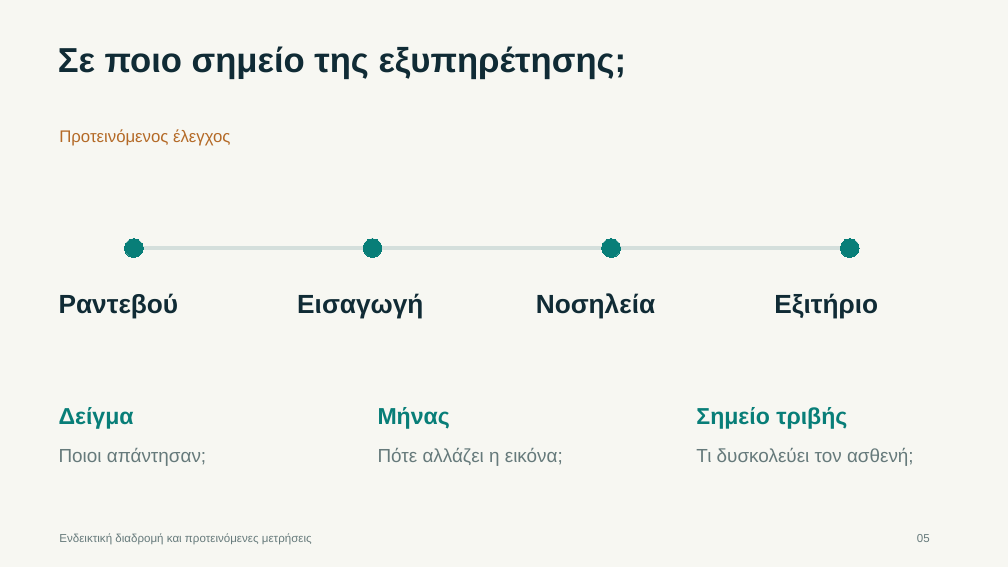
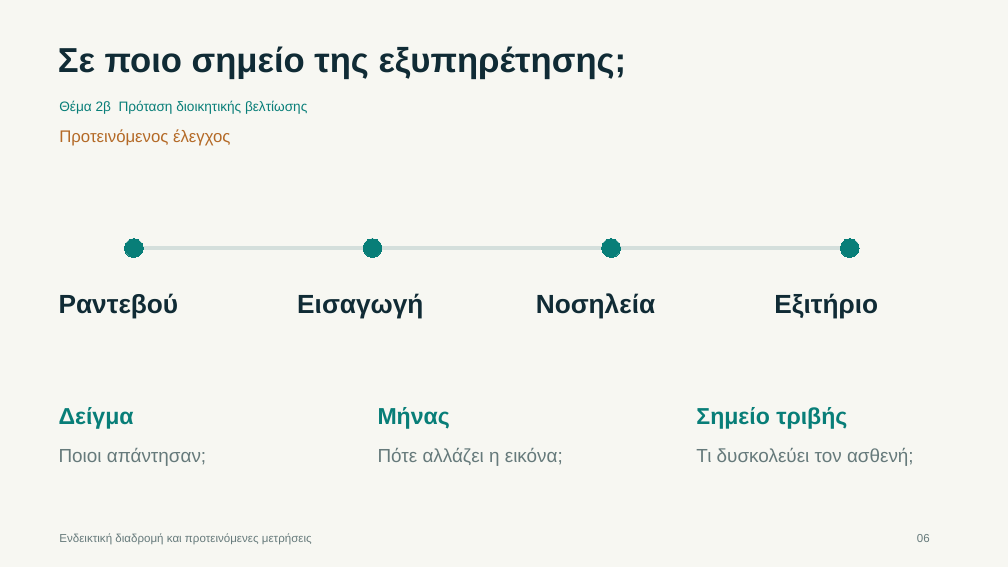
Before and after one commit to jtzach/iatriko-athinon-management, a slide deck: slide 6 of writing/CEO-Ιατρικό-Αθηνών-3-Ευρήματα.pptx (slide 5 before the commit). Drawn at 1008x567 pixels with LibreOffice and Linux fonts; fonts in the diff are those of the drawing. Boxes give left, top, right and bottom in pixels: in the first picture for what was removed or moved away, otherwise in the second. Text is boxed around its words. In the diff, an @@ line names an element or a change of style, - is before the commit and + after.

```diff
--- a/writing/CEO-Ιατρικό-Αθηνών-3-Ευρήματα.pptx
+++ b/writing/CEO-Ιατρικό-Αθηνών-3-Ευρήματα.pptx
@@ text added at bbox=[59, 100, 307, 114], 13 pt, text #087E78 @@
+Θέμα 2β Πρόταση διοικητικής βελτίωσης
```
Also in this commit, not shown: 10 other slides changed, 4 slides added, 1 slide removed, 23 other files.
